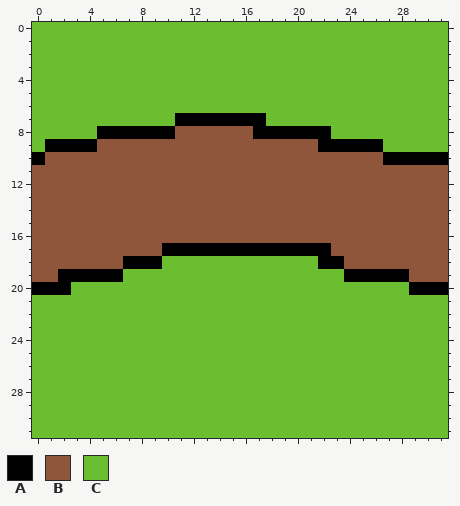
Two states of a pixel-art sprite, Assets/road1.png. Above, as it was before the edit.
The file is 32x32 pixels.
Palette (. is transparent): A #000000  B #8f563b  C #6abe30
And afterwards:
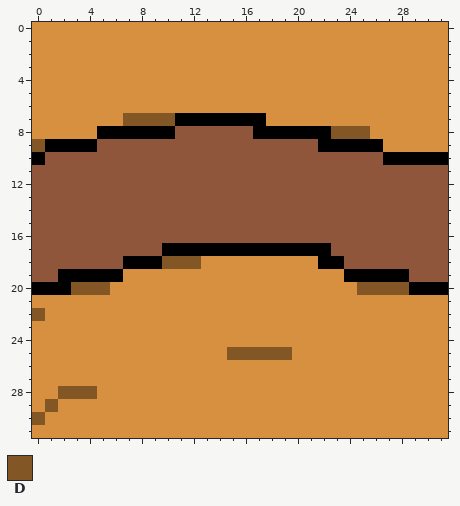
Colours new in this view: D #825625
The edit:
{"colour":"C","old":"#6abe30","new":"#d79040"}
{"y":7,"x":7,"old":"CCCC","new":"DDDD"}
{"y":8,"x":23,"old":"CCC","new":"DDD"}
{"y":9,"x":0,"old":"C","new":"D"}
{"y":18,"x":10,"old":"CCC","new":"DDD"}
{"y":20,"x":3,"old":"CCC","new":"DDD"}
{"y":20,"x":25,"old":"CCCC","new":"DDDD"}
{"y":22,"x":0,"old":"C","new":"D"}
{"y":25,"x":15,"old":"CCCCC","new":"DDDDD"}
{"y":28,"x":2,"old":"CCC","new":"DDD"}
{"y":29,"x":1,"old":"C","new":"D"}
{"y":30,"x":0,"old":"C","new":"D"}
